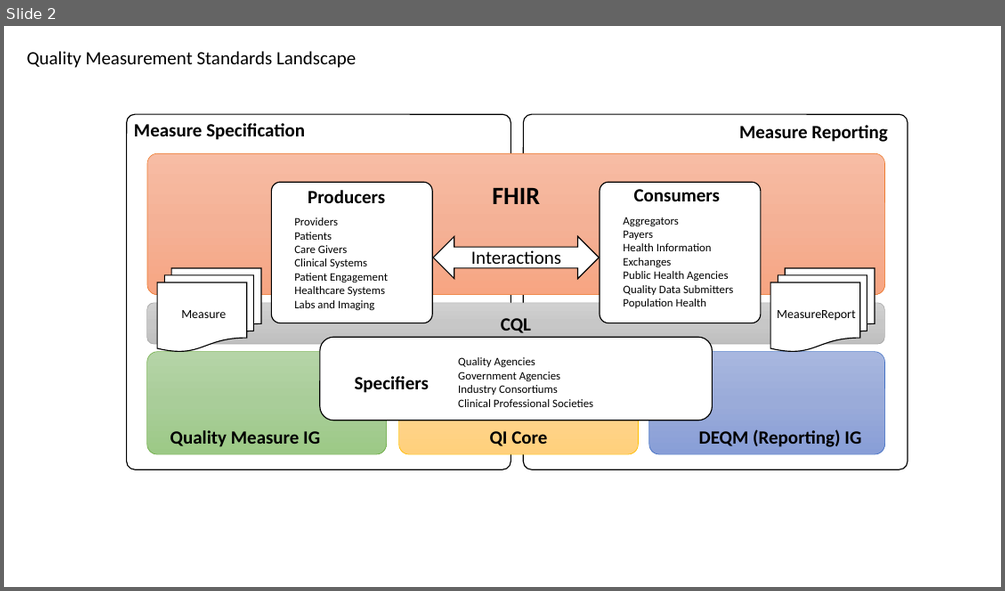
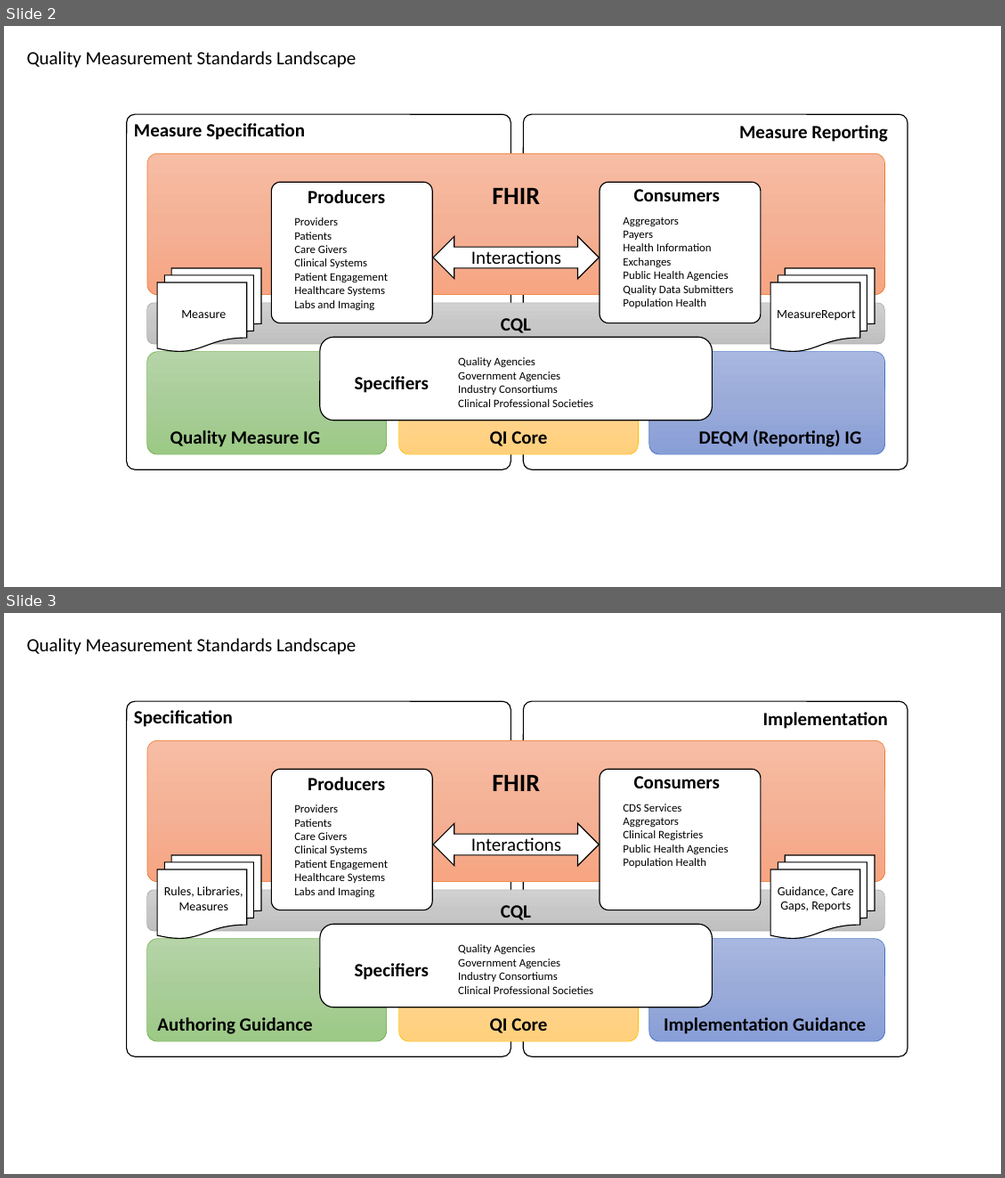
Before and after one commit to HL7/cqf-measures, a slide deck: diagrams/FHIR Measure IG Diagram_v2.pptx. Shown one above the other, each under a label of ours: slide 2 before the commit, slides 2 and 3 after it. The pictures are 1005x591 and 1005x1178 pixels, drawn with LibreOffice and Linux fonts; fonts in the diff are those of the drawing. Boxes give left, top, right and bottom in pixels: in the first picture for what was removed or moved away, otherwise in the second. Text is boxed around its words. In the diff, an @@ line names an element or a change of style, - is before the commit and + after.

```diff
--- a/diagrams/FHIR Measure IG Diagram_v2.pptx
+++ b/diagrams/FHIR Measure IG Diagram_v2.pptx
@@ slide 3 added at box(4, 613, 1001, 1174), background #FFFFFF @@
@@ text added at box(27, 638, 356, 655), 18 pt, text #000000 @@
+Quality Measurement Standards Landscape
@@ rounded rectangle added at box(127, 701, 511, 1056), fill #FFFFFF, outline #000000 1 pt @@
@@ text added at box(134, 710, 233, 727), 18 pt, text #000000, bold @@
+Specification
@@ rounded rectangle added at box(523, 701, 907, 1056), fill #FFFFFF, outline #000000 1 pt @@
@@ text added at box(763, 712, 888, 729), 18 pt, text #000000, bold @@
+Implementation
@@ rounded rectangle added at box(147, 741, 885, 882), fill gradient #F7BDA5 to #F5B196 to #F8A582, outline #ED7D31 0.5 pt, 24 pt, text #000000, bold @@
+FHIR
@@ rounded rectangle added at box(272, 770, 432, 910), fill #FFFFFF, outline #000000 1 pt @@
@@ rounded rectangle added at box(600, 770, 760, 910), fill #FFFFFF, outline #000000 1 pt @@
@@ text added at box(307, 777, 385, 790), 18 pt, text #000000, bold @@
+Producers
@@ text added at box(634, 776, 720, 788), 18 pt, text #000000, bold @@
+Consumers
@@ text added at box(294, 804, 388, 898), 11 pt, text #000000 @@
+Providers
+Patients
+Care Givers
+Clinical Systems
+Patient Engagement
+Healthcare Systems
+Labs and Imaging
@@ left right arrow added at box(433, 823, 599, 865), fill #FFFFFF, outline #000000 1 pt @@
@@ text added at box(623, 803, 728, 868), 11 pt, text #000000 @@
+CDS Services
+Aggregators
+Clinical Registries
+Public Health Agencies
+Population Health
@@ text added at box(471, 837, 561, 857), 18 pt, text #000000 @@
+Interactions
@@ flow chart multidocument added at box(157, 855, 261, 938), fill #FFFFFF, outline #000000 1 pt @@
@@ flow chart multidocument added at box(770, 855, 874, 938), fill #FFFFFF, outline #000000 1 pt @@
@@ rounded rectangle added at box(146, 890, 884, 931), fill gradient #D2D2D2 to #C8C8C8 to #C0C0C0, outline #A5A5A5 0.5 pt, 18 pt, text #000000, bold @@
+CQL
@@ text added at box(164, 886, 243, 910), 12 pt, text #000000 @@
+Rules, Libraries, Measures
@@ text added at box(777, 886, 854, 912), 12 pt, text #000000 @@
+Guidance, Care Gaps, Reports
@@ rounded rectangle added at box(320, 925, 712, 1007), fill #FFFFFF, outline #000000 1 pt @@
@@ rounded rectangle added at box(146, 938, 386, 1041), fill gradient #B5D5A7 to #AACE9A to #9CC987, outline #70AD47 0.5 pt, 18 pt, text #000000, bold @@
+Authoring Guidance
@@ rounded rectangle added at box(399, 938, 638, 1041), fill gradient #FFDB9E to #FFD590 to #FFD07C, outline #FFC000 0.5 pt, 18 pt, text #000000, bold @@
+QI Core
@@ text added at box(458, 944, 593, 994), 11 pt, text #000000 @@
+Quality Agencies
+Government Agencies
+Industry Consortiums
+Clinical Professional Societies
@@ rounded rectangle added at box(649, 938, 885, 1041), fill gradient #A8B7DF to #9AABD9 to #889ED7, outline #4472C4 0.5 pt, 18 pt, text #000000, bold @@
+Implementation Guidance
@@ text added at box(355, 963, 429, 980), 18 pt, text #000000, bold @@
+Specifiers
```
Also in this commit, not shown: 2 other slides added, 1 other file.
